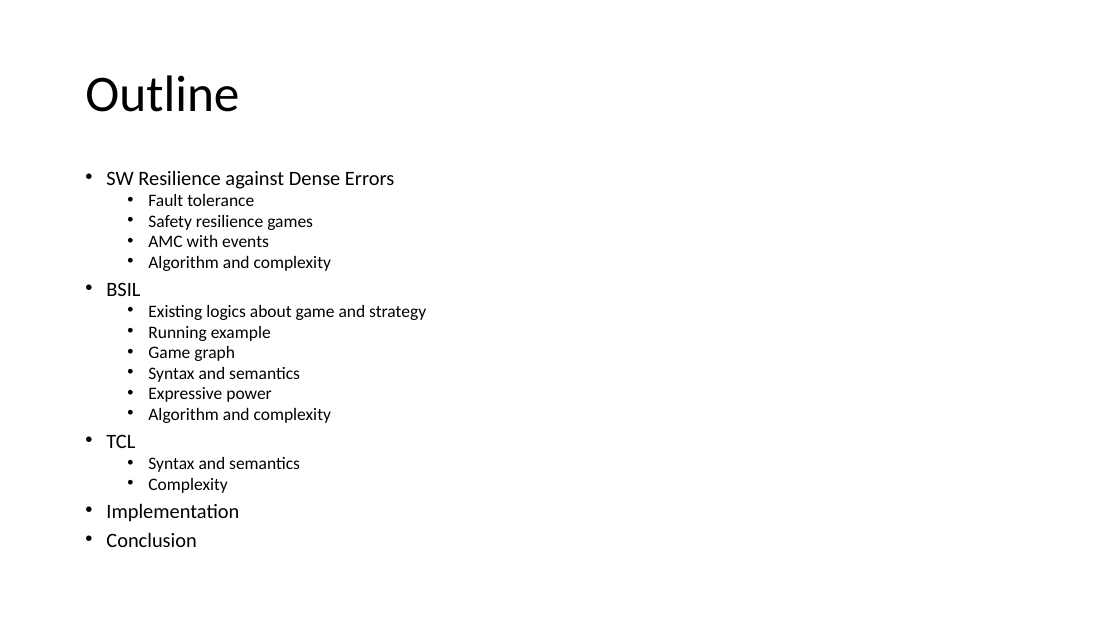
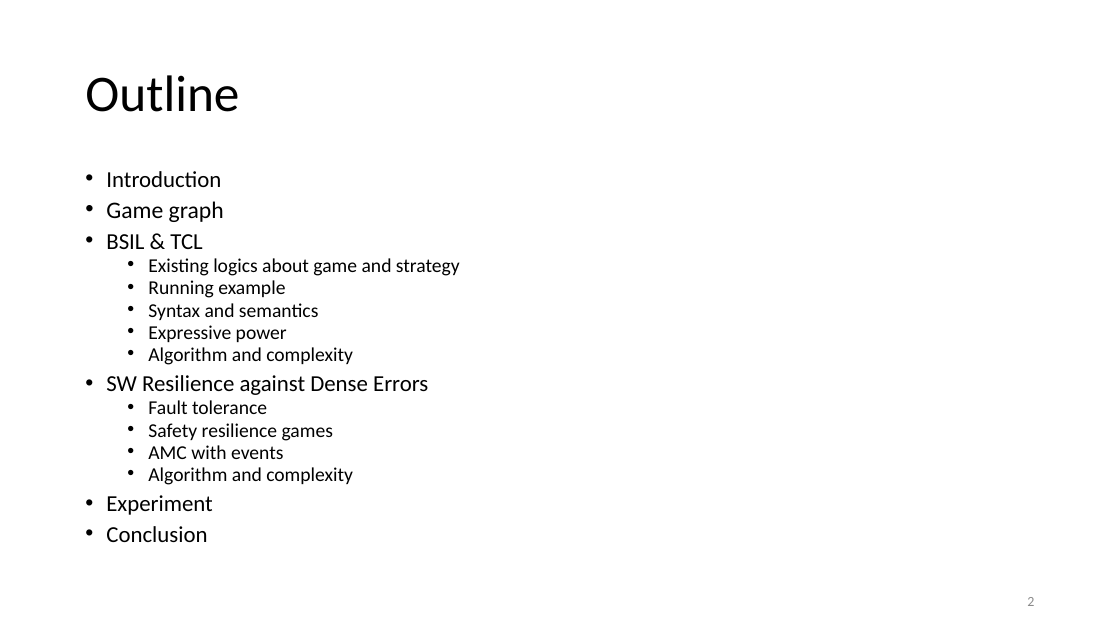
Before and after one commit to yyergg/graduate, a slide deck: slide 2 of def.pptx. Drawn at 1120x630 pixels with LibreOffice and Linux fonts; fonts in the diff are those of the drawing. Boxes give left, top, right and bottom in pixels: in the first picture for what was removed or moved away, otherwise in the second. Text is boxed around its words. In the diff, an @@ line names an element or a change of style, - is before the commit and + after.

Commit message:
update slide

```diff
--- a/def.pptx
+++ b/def.pptx
@@ text at [106,171,460,365]: paragraphs added @@
+• Introduction
+  • Game graph
+• BSIL & TCL
+  • Existing logics about game and strategy
+  • Running example
+  • Syntax and semantics
+  • Expressive power
+  • Algorithm and complexity
@@ text at [106,375,428,542]: size 17.5 to 19.6 pt in "SW Resilience against Dense Errors", "Conclusion"; size 15 to 16.8 pt in "Fault tolerance", "Safety resilience games", "AMC with events", "Algorithm and complexity" @@
@@ text at [106,495,212,515]: text changed; size 15 to 19.6 pt @@
-• BSIL
-  • Existing logics about game and strategy
-  • Running example
-  • Game graph
-  • Syntax and semantics
-  • Expressive power
-  • Algorithm and complexity
-• TCL
-  • Syntax and semantics
-  • Complexity
-• Implementation
+• Experiment
@@ page number added at [1027,597,1034,606], 12 pt, text #8C8C8C @@
+2
```
Also in this commit, not shown: 35 other slides changed, 4 slides added, 4 slides removed.
